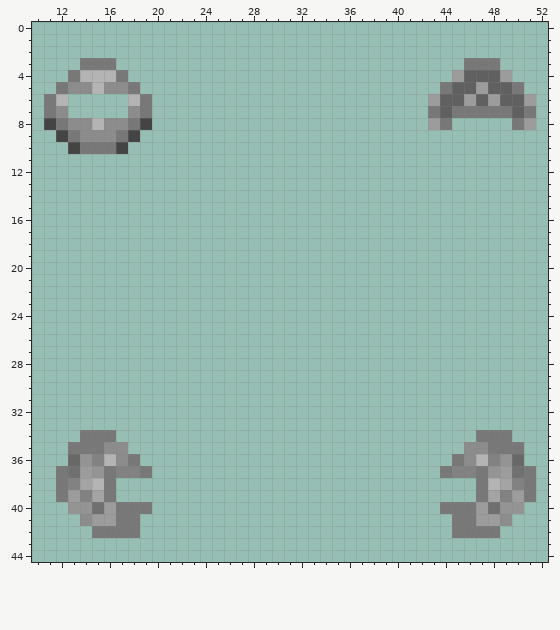
Pixel-art sprite, stored at Resources/Textures/_NF/Clothing/Mask/balaclava.rsi/equipped-MASK-moth.png. This is how it looked before the edit.
The file is 64x64 pixels. Colours within 5 levels of each other are drawn and written as one. Shown: x 10..52, y 0..44.
The result:
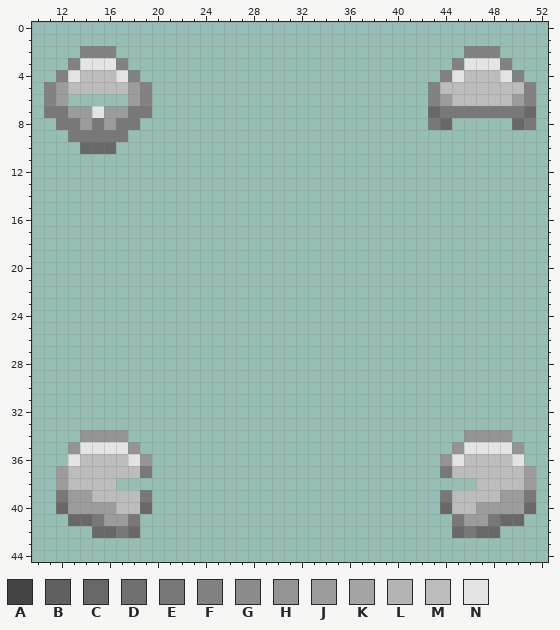
Palette (. is transparent): A #444444  B #606060  C #686868  D #707070  E #787878  F #828282  G #8c8c8c  H #949494  J #9c9c9c  K #a4a4a4  L #b4b4b4  M #bcbcbc  N #e4e4e4
The edit:
@@ x 10..52 @@
  1 ...........................................
- 2 ...........................................
- 3 ....EEE.............................EEE....
- 4 ...ELLLE...........................JBBBJ...
- 5 ..EGGLGGE.........................EBBJBBE..
- 6 .EL.....LE.......................JBBJBJBBJ.
- 7 .EG.....GE.......................EBEEEEEBE.
- 8 .AEGGLGGEA.......................JE.....EJ.
- 9 ..AEGGGEA..................................
-10 ...AEEEA...................................
+ 2 ....FFF.............................FFF....
+ 3 ...FNNNF...........................FNNNF...
+ 4 ..FNMMMNF.........................FNMMMNF..
+ 5 .FJMMMMMJF.......................FMMMMMMMF.
+ 6 .FJ.....JF.......................FJMMMMMJF.
+ 7 .EEJJNJJEE.......................CEEEEEEEC.
+ 8 ..EEJEJEE........................EC.....CE.
+ 9 ...EEEEE...................................
+10 ....CCC....................................
 11 ...........................................
@@ x 10..52 @@
 33 ...........................................
-34 ....EEE..............................EEE...
-35 ...EEEGG............................GGEEE..
-36 ...CHFLGE..........................EGLFHC..
-37 ..EDJHEFFE........................EFFEHJDE.
-38 ..EFKLE..............................ELKFE.
-39 ..EJFKE..............................EKFJE.
-40 ...HHDJEEE........................EEEJDHH..
-41 ....GJJEE..........................EEJJG...
-42 .....EEEE..........................EEEE....
+34 ....HHHH............................HHHH...
+35 ...HNNNNH..........................HNNNNH..
+36 ...NMMMMNH........................HNMMMMN..
+37 ..JMMMMMME........................EMMMMMMJ.
+38 ..JMMMM..............................MMMMJ.
+39 ..EJJMMMME........................EMMMMJJE.
+40 ..CJJJJMMC........................CMMJJJJC.
+41 ...CCEJJE..........................EJJECC..
+42 .....CCEC..........................CECC....
 43 ...........................................
Changed places in both pictures, as pixel boxes (x1, y1, x2, y2):
changed: (44, 46, 152, 154)
changed: (428, 46, 536, 130)
changed: (56, 430, 152, 538)
changed: (440, 430, 536, 538)
